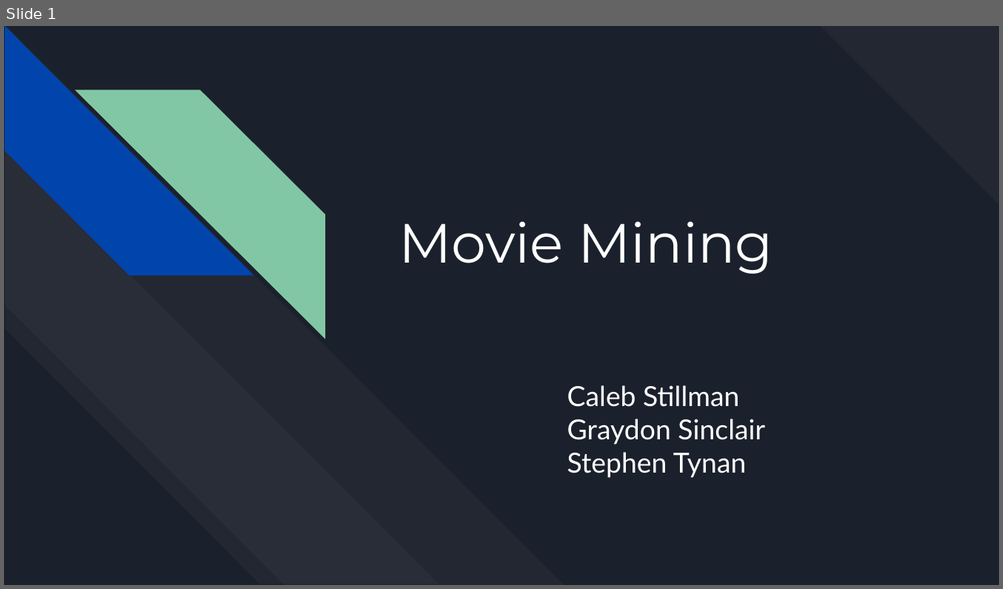
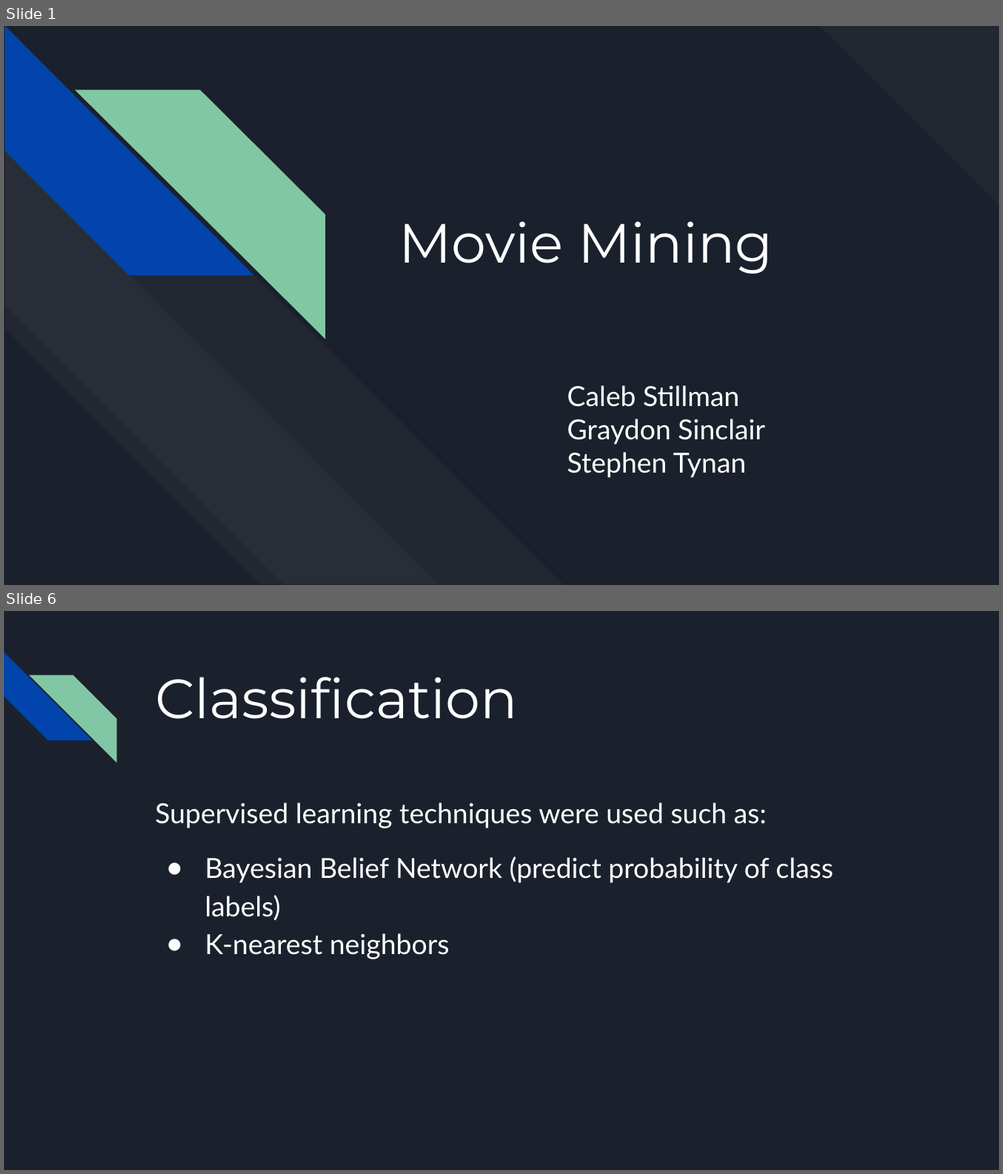
Before and after one commit to cstillma/MovieMining, a slide deck: Deliverables - Raw/08_MovieMining_Part6.pptx. Shown one above the other, each under a label of ours: slide 1 before the commit, slides 1 and 6 after it; the slides between them are not shown. The pictures are 1003x589 and 1003x1174 pixels, drawn with LibreOffice and Linux fonts; fonts in the diff are those of the drawing. Boxes give left, top, right and bottom in pixels: in the first picture for what was removed or moved away, otherwise in the second. Text is boxed around its words. In the diff, an @@ line names an element or a change of style, - is before the commit and + after.

```diff
--- a/Deliverables - Raw/08_MovieMining_Part6.pptx
+++ b/Deliverables - Raw/08_MovieMining_Part6.pptx
@@ slide 6 added at (4,611,999,1170), background #1B212C @@
@@ diag stripe added at (4,652,91,741), fill #0145AC @@
@@ diag stripe added at (29,675,116,762), fill #82C7A5 @@
@@ title added at (155,677,518,719), 40 pt, text #FFFFFF @@
+Classification
@@ text added at (155,803,834,960), 20 pt, text #FFFFFF @@
+Supervised learning techniques were used such as:
+● Bayesian Belief Network (predict probability of class labels)
+● K-nearest neighbors
```
Also in this commit, not shown: 1 slide changed, 5 other slides added, 5 slides removed.
